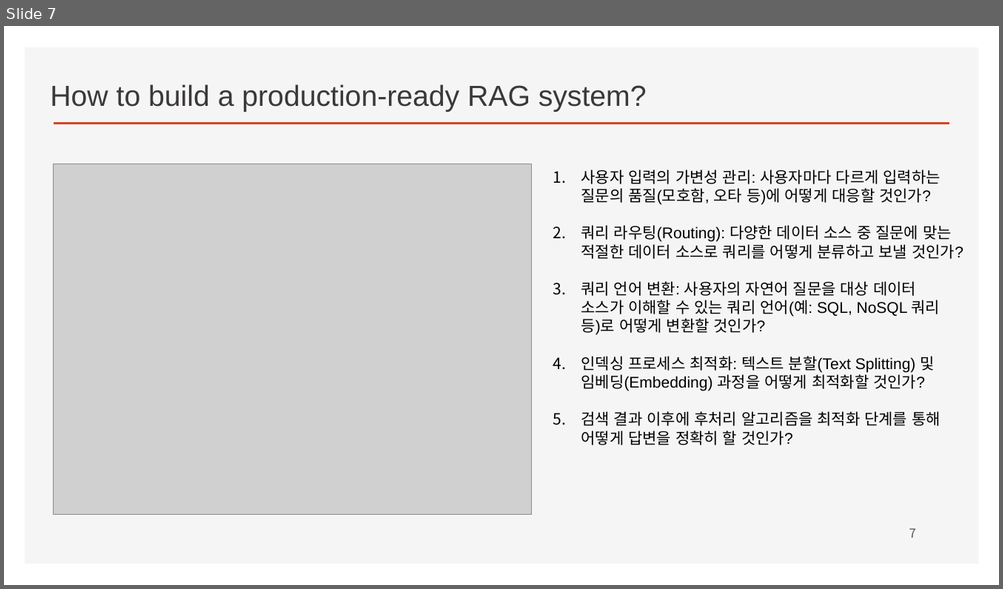
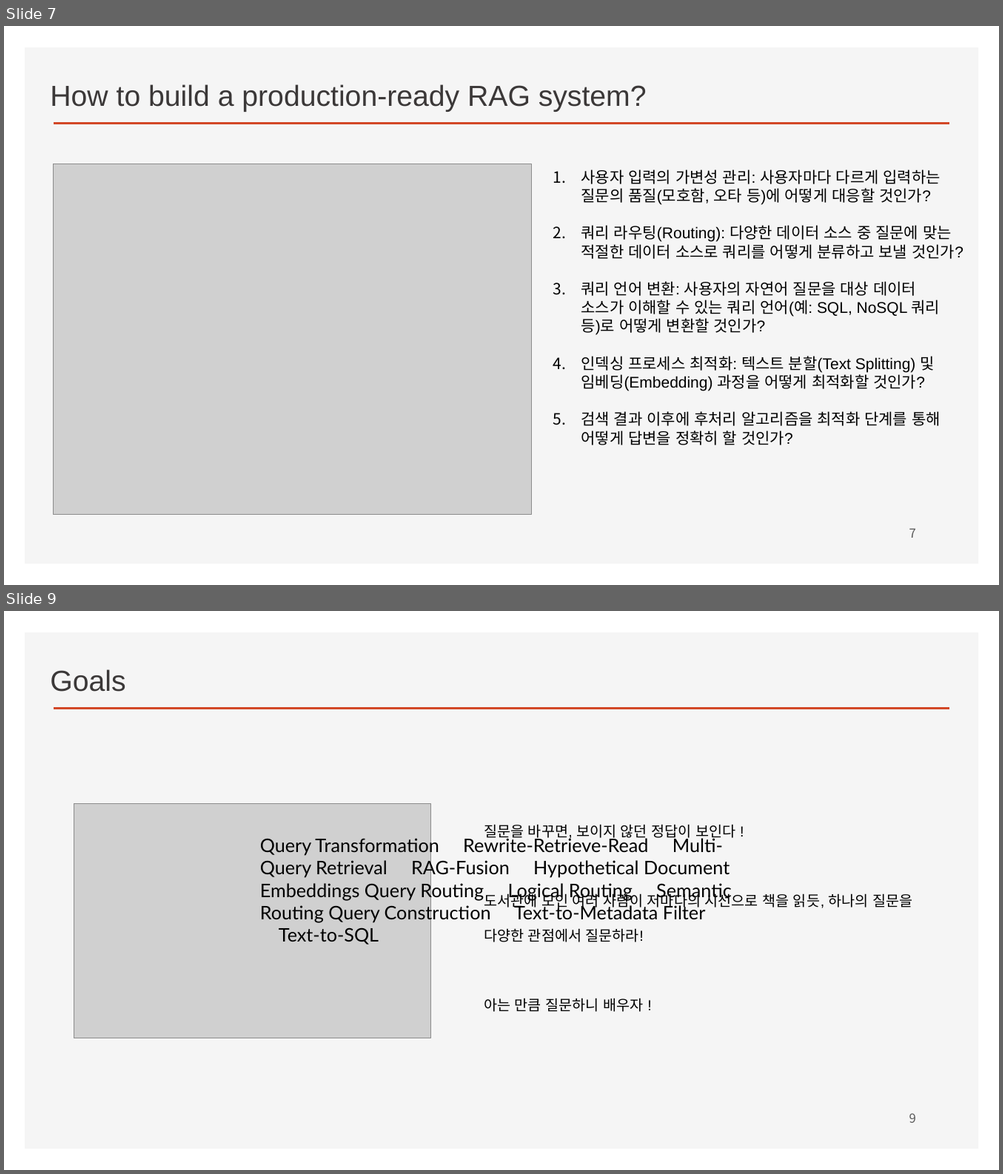
Before and after one commit to ancestor9/2026_Fall_Learning-Langchain-AI-Agent, a slide deck: CHAPTER 3 RAG Part II_Chatting with Your Data.pptx. Shown one above the other, each under a label of ours: slide 7 before the commit, slides 7 and 9 after it; the slides between them are not shown. The pictures are 1003x589 and 1003x1174 pixels, drawn with LibreOffice and Linux fonts; fonts in the diff are those of the drawing; grey boxes stand for pictures; background and template pictures are left out. Boxes give left, top, right and bottom in pixels: in the first picture for what was removed or moved away, otherwise in the second. Text is boxed around its words. In the diff, an @@ line names an element or a change of style, - is before the commit and + after.

```diff
--- a/CHAPTER 3 RAG Part II_Chatting with Your Data.pptx
+++ b/CHAPTER 3 RAG Part II_Chatting with Your Data.pptx
@@ slide 9 added at [4, 611, 999, 1170], background #FFFFFF; not listed: 2 template elements that a slide beside it also shows @@
@@ text added at [50, 669, 125, 692], 28 pt, text #3B3838 @@
+Goals
@@ picture added at [74, 804, 431, 1039] @@
@@ text added at [484, 824, 912, 1012], 14 pt, text #000000 @@
+질문을 바꾸면, 보이지 않던 정답이 보인다 !
+도서관에 모인 여러 사람이 저마다의 시선으로 책을 읽듯, 하나의 질문을 다양한 관점에서 질문하라!
+아는 만큼 질문하니 배우자 !
@@ text added at [260, 837, 731, 945], 18 pt, text #000000 @@
+Query Transformation Rewrite-Retrieve-Read Multi-Query Retrieval RAG-Fusion Hypothetical Document Embeddings Query Routing Logical Routing Semantic Routing Query Construction Text-to-Metadata Filter Text-to-SQL
@@ page number added at [909, 1113, 916, 1123], 12 pt, text #595959 @@
+9
```
Also in this commit, not shown: 3 slides changed, 8 other slides added, 1 slide removed.
